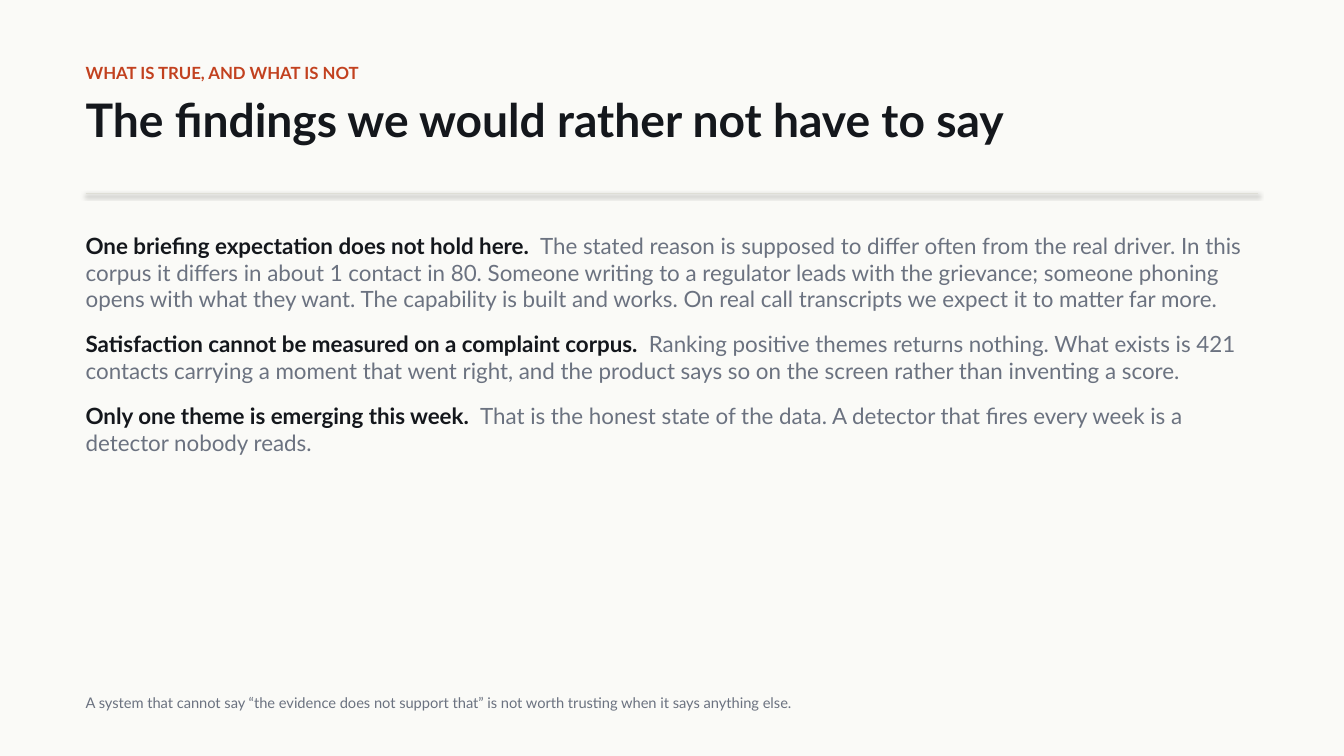
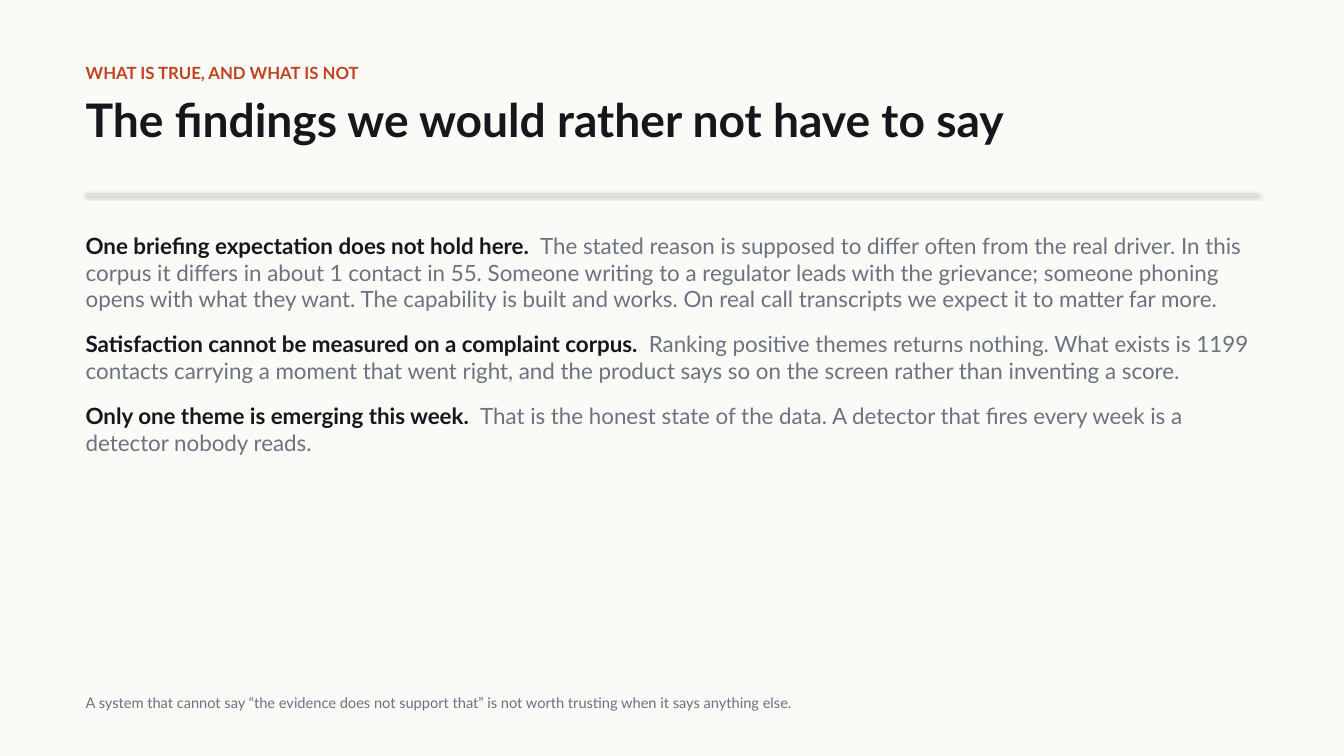
Before and after one commit to Gread/voc_hackathon, a slide deck: slide 14 of docs/voc_insights_deck.pptx. Drawn at 1344x756 pixels with LibreOffice and Linux fonts; fonts in the diff are those of the drawing. Boxes give left, top, right and bottom in pixels: in the first picture for what was removed or moved away, otherwise in the second. Text is boxed around its words. In the diff, an @@ line names an element or a change of style, - is before the commit and + after.

```diff
--- a/docs/voc_insights_deck.pptx
+++ b/docs/voc_insights_deck.pptx
@@ text at box(86, 237, 1248, 383): text changed @@
-One briefing expectation does not hold here. The stated reason is supposed to differ often from the real driver. In this corpus it differs in about 1 contact in 80. Someone writing to a regulator leads with the grievance; someone phoning opens with what they want. The capability is built and works. On real call transcripts we expect it to matter far more.
-Satisfaction cannot be measured on a complaint corpus. Ranking positive themes returns nothing. What exists is 421 contacts carrying a moment that went right, and the product says so on the screen rather than inventing a score.
+One briefing expectation does not hold here. The stated reason is supposed to differ often from the real driver. In this corpus it differs in about 1 contact in 55. Someone writing to a regulator leads with the grievance; someone phoning opens with what they want. The capability is built and works. On real call transcripts we expect it to matter far more.
+Satisfaction cannot be measured on a complaint corpus. Ranking positive themes returns nothing. What exists is 1199 contacts carrying a moment that went right, and the product says so on the screen rather than inventing a score.
```
Also in this commit, not shown: 10 other slides changed, 5 other files.
